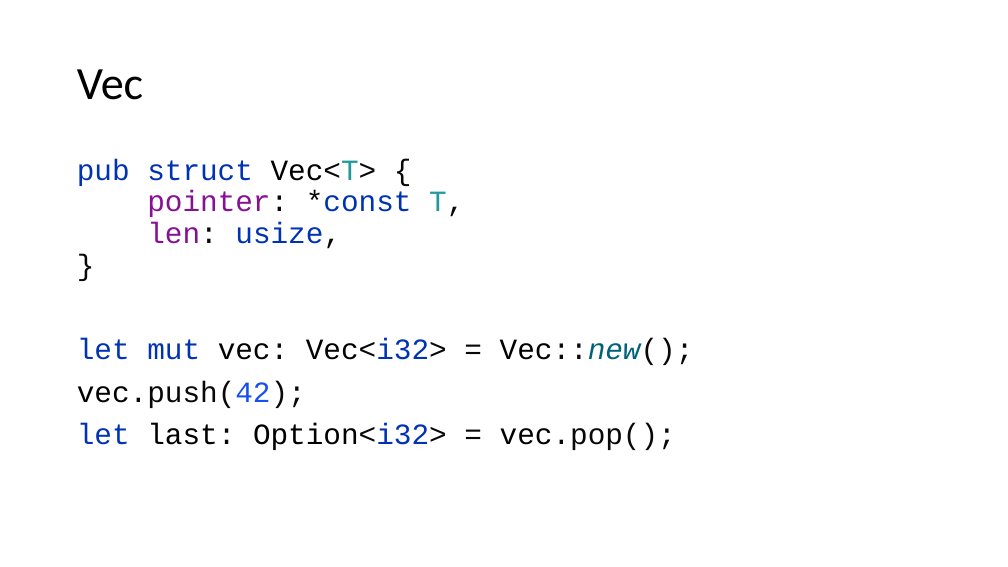
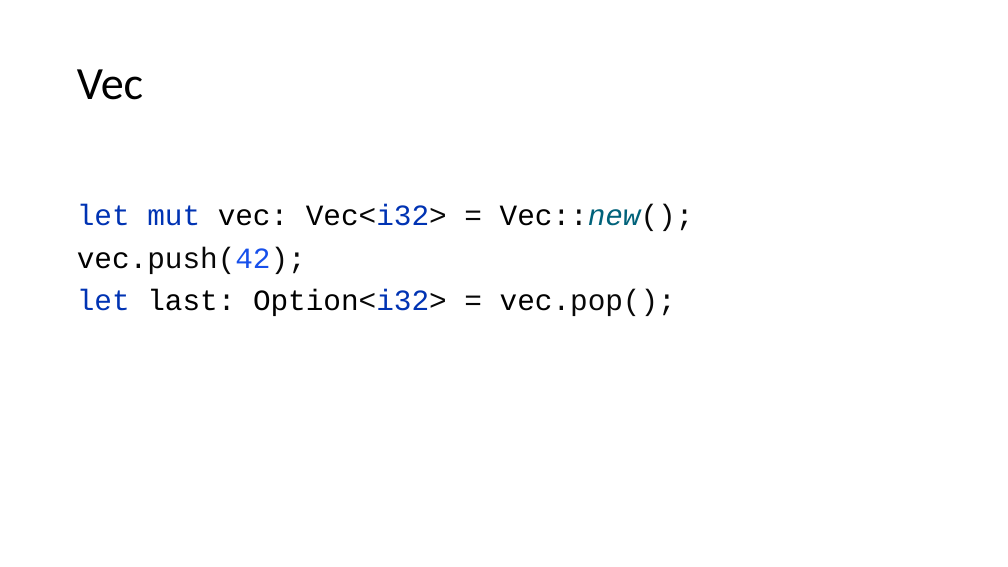
Before and after one commit to kugushev/course-rust-basics, a slide deck: slide 3 of pres/07-Collections.pptx (slide 2 before the commit). Drawn at 1008x567 pixels with LibreOffice and Linux fonts; fonts in the diff are those of the drawing. Boxes give left, top, right and bottom in pixels: in the first picture for what was removed or moved away, otherwise in the second. Text is boxed around its words. In the diff, an @@ line names an element or a change of style, - is before the commit and + after.

```diff
--- a/pres/07-Collections.pptx
+++ b/pres/07-Collections.pptx
@@ text at (x1=77, y1=159, x2=464, y2=249): paragraph removed @@
-pub struct Vec<T> {
-pointer: *const T,
-len: usize,
-}
```
Also in this commit, not shown: 1 other slide changed, 9 slides added, 2 other files.
